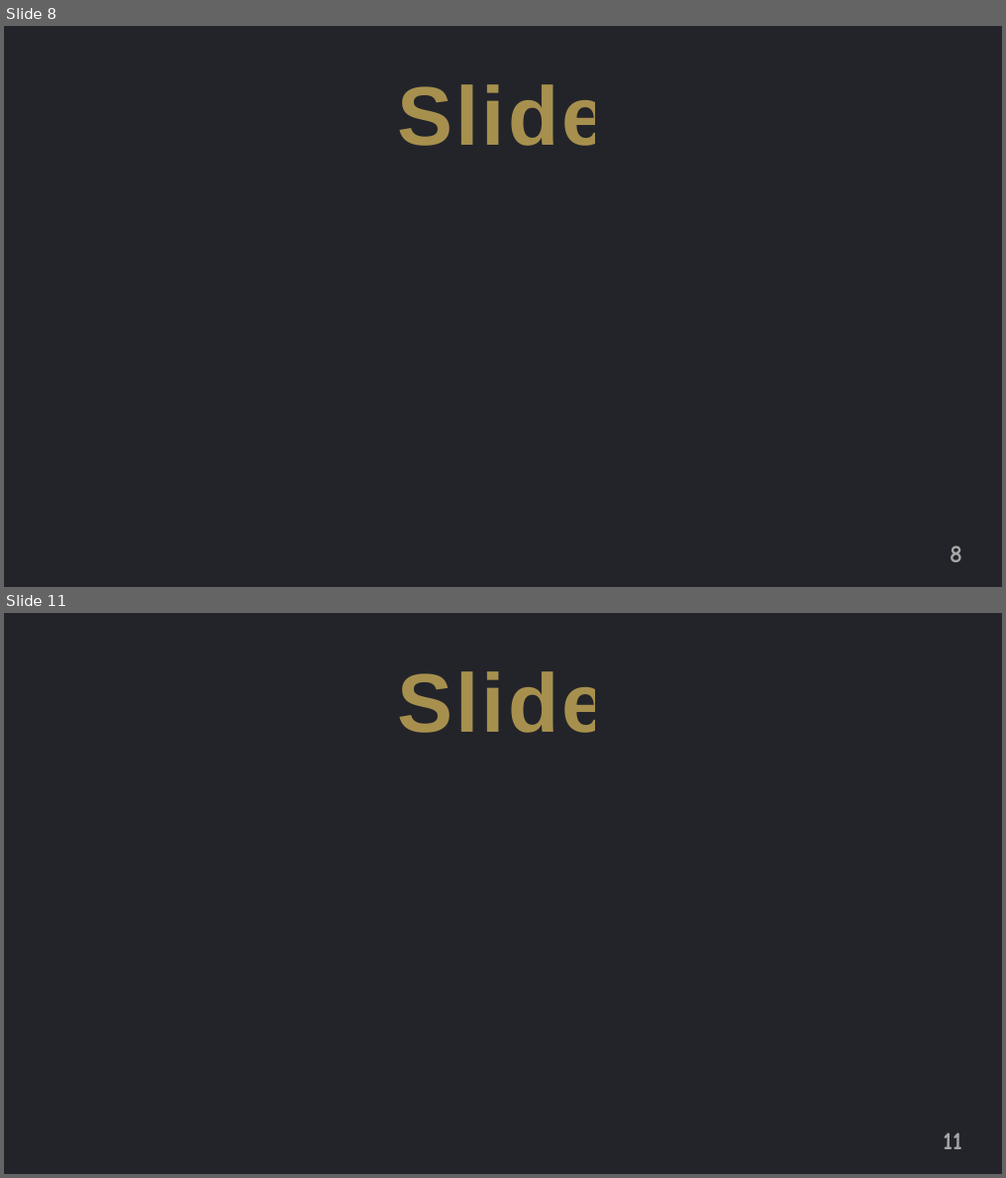
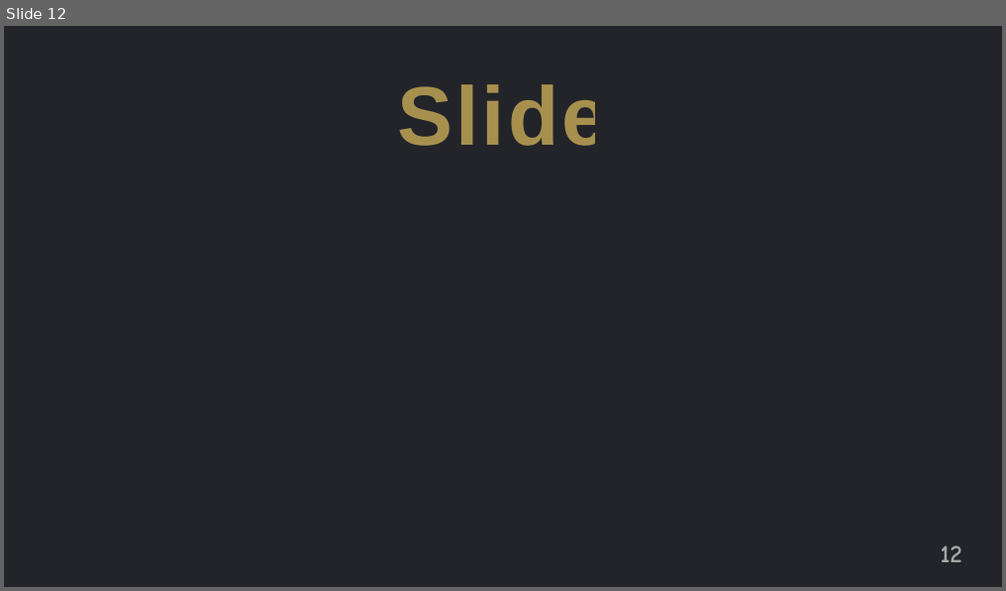
Before and after one commit to jguo108/My-Programming-Courses, a slide deck: Scratch for Newbies/Level2/1 Knock Knock/Note/Notes.pptx. Shown one above the other, each under a label of ours: slides 8 and 11 before the commit, slide 12 after it; the slides between them are not shown. The pictures are 1006x1178 and 1006x591 pixels, drawn with LibreOffice and Linux fonts; fonts in the diff are those of the drawing. Boxes give left, top, right and bottom in pixels: in the first picture for what was removed or moved away, otherwise in the second. Text is boxed around its words. In the diff, an @@ line names an element or a change of style, - is before the commit and + after.

```diff
--- a/Scratch for Newbies/Level2/1 Knock Knock/Note/Notes.pptx
+++ b/Scratch for Newbies/Level2/1 Knock Knock/Note/Notes.pptx
@@ slide 8 removed at (x1=4, y1=26, x2=1002, y2=587), background #FFFFFF @@
@@ rectangle removed at (x1=4, y1=26, x2=1002, y2=587) @@
@@ text removed at (x1=397, y1=84, x2=608, y2=146) @@
-Slide
@@ page number removed at (x1=949, y1=546, x2=962, y2=563) @@
-8
@@ what was slide 11 is now slide 12 @@
@@ page number at (x1=941, y1=546, x2=962, y2=563): text changed @@
-11
+12
```
Also in this commit, not shown: 4 slides added, 2 other slides removed, 6 other files.
